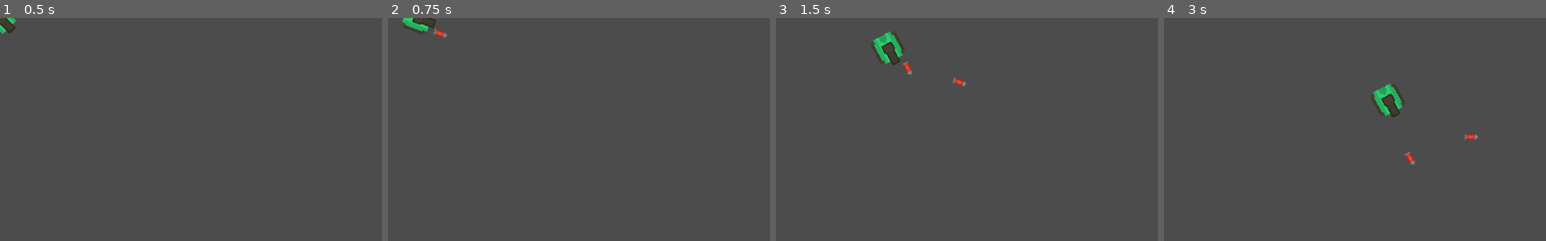
Above: before the commit, frames 1-4 (left to right).
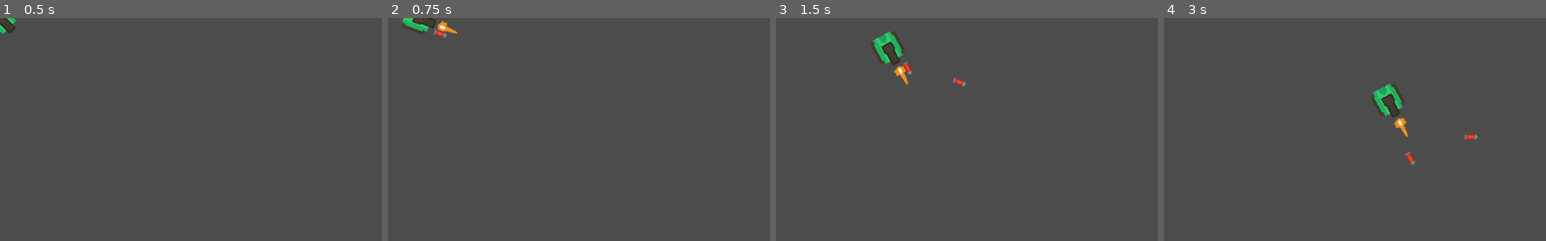
Above: after the commit, the same moments.

Repository: hadougamer/udemy-godot
Game: Godot game, scene res://scenes/tank.tscn
Two runs of this game, one before a commit and one after it. Both use one fixed random seed, a clock stepped at 60 frames per second and the inputs below.
Inputs (mouse positions are % of the whole screen's width and height, from its top left):
- Up to frame 1 (0.5 s): no input
- Up to frame 2 (0.75 s): tap Enter at 0.5 s; move the mouse to (72, 45) at 0.52 s; hold Right (ui_right) from 0.53 s (still down); tap Ctrl (ui_shoot) at 0.6 s
- Up to frame 3 (1.5 s): move the mouse to (30, 55) at 1.27 s; release Right (ui_right) at 1.28 s; hold Down (ui_down) from 1.28 s (still down); tap Ctrl (ui_shoot) at 1.35 s
- Up to frame 4 (3 s): move the mouse to (60, 28) at 2.02 s; release Down (ui_down) at 2.03 s; hold Right (ui_right) 2.03-2.78 s; tap Ctrl (ui_shoot) at 2.1, 2.85 s; move the mouse to (45, 70) at 2.77 s; hold Up (ui_up) from 2.78 s (still down)
The pictures show only the part of the screen within x 0-50%, y 0-50%; the shares and areas given below are measured in that part.

Frame 1 is identical in both runs. In frame 2, 0.2% of the frame differs, in the area x 13-19%, y 1-8%; in frame 3, 0.2%; in frame 4, 0.2%, in the area x 60-64%, y 44-54%.

Commit message:
Fire animation

Diff:
--- a/Rouge Tank/scenes/tank.tscn
+++ b/Rouge Tank/scenes/tank.tscn
@@ -1,8 +1,51 @@
-[gd_scene load_steps=4 format=2]
+[gd_scene load_steps=8 format=2]
 
 [ext_resource path="res://sprites/tankBody_green.png" type="Texture" id=1]
 [ext_resource path="res://scripts/tank.gd" type="Script" id=2]
 [ext_resource path="res://sprites/tankDark_barrel1_outline.png" type="Texture" id=3]
+[ext_resource path="res://sprites/shotLarge.png" type="Texture" id=4]
+[ext_resource path="res://sprites/shotOrange.png" type="Texture" id=5]
+[ext_resource path="res://sprites/shotRed.png" type="Texture" id=6]
+
+[sub_resource type="Animation" id=1]
+resource_name = "fire"
+length = 0.3
+tracks/0/type = "value"
+tracks/0/path = NodePath("fire:texture")
+tracks/0/interp = 1
+tracks/0/loop_wrap = true
+tracks/0/imported = false
+tracks/0/enabled = true
+tracks/0/keys = {
+"times": PoolRealArray( 0, 0.1, 0.2 ),
+"transitions": PoolRealArray( 1, 1, 1 ),
+"update": 1,
+"values": [ ExtResource( 4 ), ExtResource( 5 ), ExtResource( 6 ) ]
+}
+tracks/1/type = "value"
+tracks/1/path = NodePath("fire:position")
+tracks/1/interp = 1
+tracks/1/loop_wrap = true
+tracks/1/imported = false
+tracks/1/enabled = true
+tracks/1/keys = {
+"times": PoolRealArray( 0, 0.1, 0.2 ),
+"transitions": PoolRealArray( 1, 1, 1 ),
+"update": 1,
+"values": [ Vector2( 39.5821, -0.142914 ), Vector2( 42.5821, -0.142914 ), Vector2( 44.5192, -0.142914 ) ]
+}
+tracks/2/type = "value"
+tracks/2/path = NodePath("fire:visible")
+tracks/2/interp = 1
+tracks/2/loop_wrap = true
+tracks/2/imported = false
+tracks/2/enabled = true
+tracks/2/keys = {
+"times": PoolRealArray( 0, 0.3 ),
+"transitions": PoolRealArray( 1, 1 ),
+"update": 1,
+"values": [ true, false ]
+}
 
 [node name="tank" type="KinematicBody2D"]
 script = ExtResource( 2 )
@@ -23,3 +66,12 @@
 
 [node name="muzzle" type="Position2D" parent="barrel"]
 position = Vector2( 31.7688, -0.000984192 )
+
+[node name="fire" type="Sprite" parent="barrel"]
+visible = false
+position = Vector2( 44.5192, -0.142914 )
+rotation = -1.5708
+texture = ExtResource( 6 )
+
+[node name="anim" type="AnimationPlayer" parent="barrel"]
+anims/fire = SubResource( 1 )
--- a/Rouge Tank/scripts/tank.gd
+++ b/Rouge Tank/scripts/tank.gd
@@ -38,6 +38,7 @@
 
 			#attach to parent
 			$"../".add_child(bullet)
+			$barrel/anim.play("fire")
 			##get_parent().add_child(bullet);
 
 	look_at(get_global_mouse_position())
